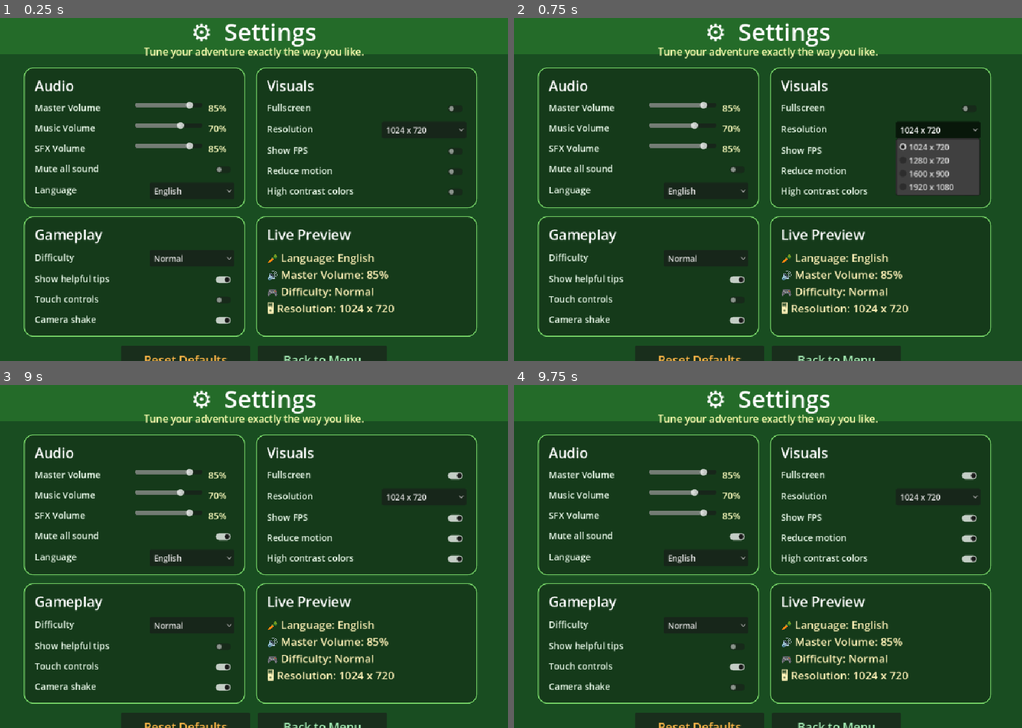
Above: before the commit, frames 1-4 (two rows, left to right).
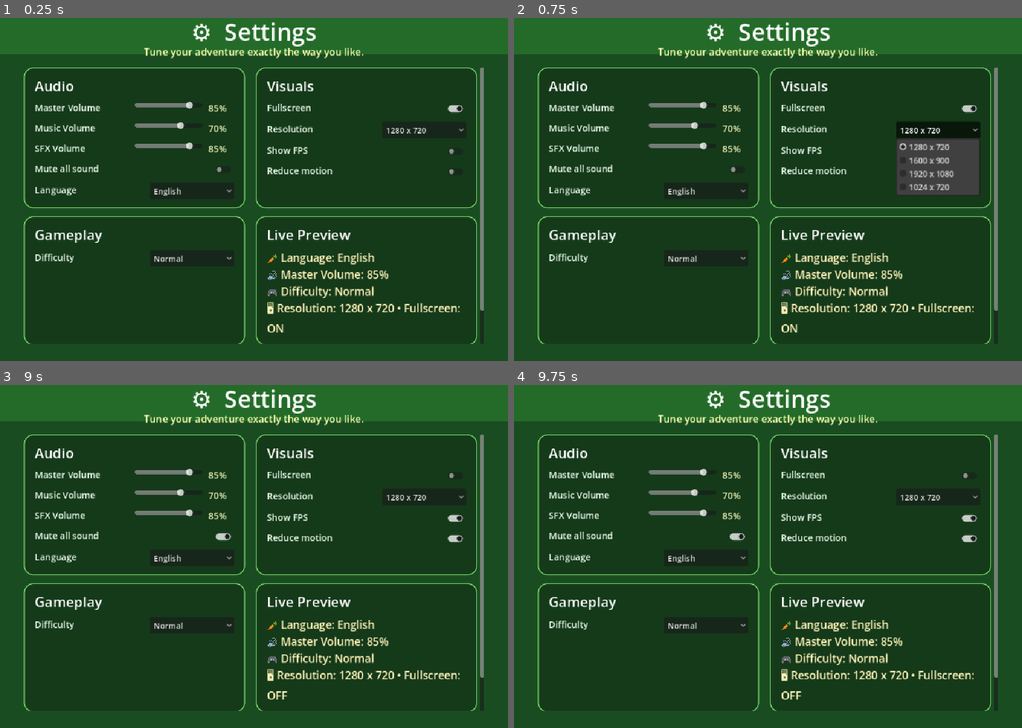
Above: after the commit, the same moments.

Repository: hamzabasem900-source/RUBBY
Game: Godot game, scene res://scenes/Settings.tscn
Same seed, same stepped clock (60 frames per second), same inputs: the game is played once before the commit and once after it. This scene is started directly instead of the project's main scene.
Inputs (mouse positions are in pixels of both pictures, inside the frame that each line leads up to):
- Up to frame 1 (0.25 s): no input
- Up to frame 2 (0.75 s): click (935, 131) at 0.5 s, where only the run before the commit has a clickable "1024 x 720"
- Up to frame 3 (9 s): click (421, 498) at 1.25 s, where only the run after the commit has a clickable "1280 x 720"; click "Normal" at 2 s; click "Normal" at 2.75 s; click (223, 535) at 3.52 s; click "English" at 4.25 s; click (457, 474) at 5.02 s; click (457, 518) at 5.77 s; click (457, 539) at 6.52 s; click (457, 559) at 7.27 s; click (223, 645) at 8.02 s; click (223, 666) at 8.77 s
- Up to frame 4 (9.75 s): click (737, 686) at 9.52 s

The runs differ from the first frame. In frame 1, 8.2% of the frame differs, in the area x 4-96%, y 1-100%; in frame 2, 8.4%; in frame 3, 8.2%; in frame 4, 8.2%.

Commit message:
Fix display settings application

Diff:
--- a/project.godot
+++ b/project.godot
@@ -30,6 +30,7 @@
 window/size/viewport_width=1024
 window/size/viewport_height=720
 window/stretch/mode="canvas_items"
+window/stretch/aspect="expand"
 
 [input]
 
--- a/scripts/settings_manager.gd
+++ b/scripts/settings_manager.gd
@@ -10,6 +10,7 @@
 
 const CONFIG_PATH: String = "user://settings.cfg"
 const SECTION: String = "game"
+const DESIGN_SIZE := Vector2i(1024, 720)
 
 const DEFAULT_SETTINGS: Dictionary = {
 	"master_volume": 0.85,
@@ -17,15 +18,11 @@
 	"sfx_volume": 0.85,
 	"mute_audio": false,
 	"language": "English",
-	"fullscreen": false,
-	"resolution": "1024 x 720",
+	"fullscreen": true,
+	"resolution": "1280 x 720",
 	"show_fps": false,
 	"reduce_motion": false,
-	"show_tips": true,
-	"difficulty": "Normal",
-	"camera_shake": true,
-	"touch_controls": false,
-	"color_assist": false
+	"difficulty": "Normal"
 }
 
 var values: Dictionary = DEFAULT_SETTINGS.duplicate(true)
@@ -83,10 +80,15 @@
 	apply_fps_overlay()
 
 func apply_window_settings() -> void:
+	var size := _resolution_to_vector(str(values["resolution"]))
+	var window := get_window()
+	window.content_scale_size = DESIGN_SIZE
+	window.content_scale_mode = Window.CONTENT_SCALE_MODE_CANVAS_ITEMS
+	window.content_scale_aspect = Window.CONTENT_SCALE_ASPECT_EXPAND
+
 	var fullscreen: bool = bool(values["fullscreen"])
 	DisplayServer.window_set_mode(DisplayServer.WINDOW_MODE_FULLSCREEN if fullscreen else DisplayServer.WINDOW_MODE_WINDOWED)
 	if not fullscreen:
-		var size := _resolution_to_vector(str(values["resolution"]))
 		DisplayServer.window_set_size(size)
 		var screen_size := DisplayServer.screen_get_size()
 		DisplayServer.window_set_position((screen_size - size) / 2)
@@ -133,14 +135,14 @@
 
 func _resolution_to_vector(resolution: String) -> Vector2i:
 	match resolution:
-		"1280 x 720":
-			return Vector2i(1280, 720)
+		"1024 x 720":
+			return Vector2i(1024, 720)
 		"1600 x 900":
 			return Vector2i(1600, 900)
 		"1920 x 1080":
 			return Vector2i(1920, 1080)
 		_:
-			return Vector2i(1024, 720)
+			return Vector2i(1280, 720)
 
 func text(key: String) -> String:
 	var language := str(values["language"])
@@ -155,15 +157,11 @@
 		"language": "Language",
 		"gameplay": "Gameplay",
 		"difficulty": "Difficulty",
-		"show_tips": "Show helpful tips",
-		"touch_controls": "Touch controls",
-		"camera_shake": "Camera shake",
 		"visuals": "Visuals",
 		"fullscreen": "Fullscreen",
 		"resolution": "Resolution",
 		"show_fps": "Show FPS",
 		"reduce_motion": "Reduce motion",
-		"color_assist": "High contrast colors",
 		"reset": "Reset Defaults",
 		"back": "Back to Menu",
 		"preview": "Live Preview"
@@ -179,15 +177,11 @@
 		"language": "اللغة",
 		"gameplay": "اللعب",
 		"difficulty": "الصعوبة",
-		"show_tips": "إظهار التلميحات",
-		"touch_controls": "أزرار اللمس",
-		"camera_shake": "اهتزاز الكاميرا",
 		"visuals": "العرض",
 		"fullscreen": "ملء الشاشة",
 		"resolution": "الدقة",
 		"show_fps": "إظهار FPS",
 		"reduce_motion": "تقليل الحركة",
-		"color_assist": "ألوان عالية التباين",
 		"reset": "استعادة الافتراضي",
 		"back": "رجوع للقائمة",
 		"preview": "معاينة مباشرة"
--- a/scripts/settings_menu.gd
+++ b/scripts/settings_menu.gd
@@ -63,9 +63,15 @@
 	root.add_theme_constant_override("margin_bottom", 34)
 	add_child(root)
 
+	var scroll := ScrollContainer.new()
+	scroll.size_flags_horizontal = Control.SIZE_EXPAND_FILL
+	scroll.size_flags_vertical = Control.SIZE_EXPAND_FILL
+	root.add_child(scroll)
+
 	var layout := VBoxContainer.new()
+	layout.size_flags_horizontal = Control.SIZE_EXPAND_FILL
 	layout.add_theme_constant_override("separation", 18)
-	root.add_child(layout)
+	scroll.add_child(layout)
 
 	var grid := GridContainer.new()
 	grid.columns = 2
@@ -83,17 +89,13 @@
 
 	grid.add_child(_create_card("visuals", [
 		_create_check_row("fullscreen", "fullscreen"),
-		_create_option_row("resolution", "resolution", ["1024 x 720", "1280 x 720", "1600 x 900", "1920 x 1080"]),
+		_create_option_row("resolution", "resolution", ["1280 x 720", "1600 x 900", "1920 x 1080", "1024 x 720"]),
 		_create_check_row("show_fps", "show_fps"),
-		_create_check_row("reduce_motion", "reduce_motion"),
-		_create_check_row("color_assist", "color_assist")
+		_create_check_row("reduce_motion", "reduce_motion")
 	]))
 
 	grid.add_child(_create_card("gameplay", [
-		_create_option_row("difficulty", "difficulty", ["Easy", "Normal", "Hard"]),
-		_create_check_row("show_tips", "show_tips"),
-		_create_check_row("touch_controls", "touch_controls"),
-		_create_check_row("camera_shake", "camera_shake")
+		_create_option_row("difficulty", "difficulty", ["Easy", "Normal", "Hard"])
 	]))
 
 	grid.add_child(_create_preview_card())
@@ -253,7 +255,7 @@
 	_preview_label.text = "🥕 " + SettingsManager.text("language") + ": " + str(SettingsManager.get_setting("language")) + "\n" + \
 		"🔊 " + SettingsManager.text("master_volume") + ": " + str(int(float(SettingsManager.get_setting("master_volume")) * 100.0)) + "%\n" + \
 		"🎮 " + SettingsManager.text("difficulty") + ": " + str(SettingsManager.get_setting("difficulty")) + "\n" + \
-		"🖥 " + SettingsManager.text("resolution") + ": " + str(SettingsManager.get_setting("resolution"))
+		"🖥 " + SettingsManager.text("resolution") + ": " + str(SettingsManager.get_setting("resolution")) + " • " + SettingsManager.text("fullscreen") + ": " + ("ON" if bool(SettingsManager.get_setting("fullscreen")) else "OFF")
 
 func _refresh_language(_language: String) -> void:
 	for label in _labels:
